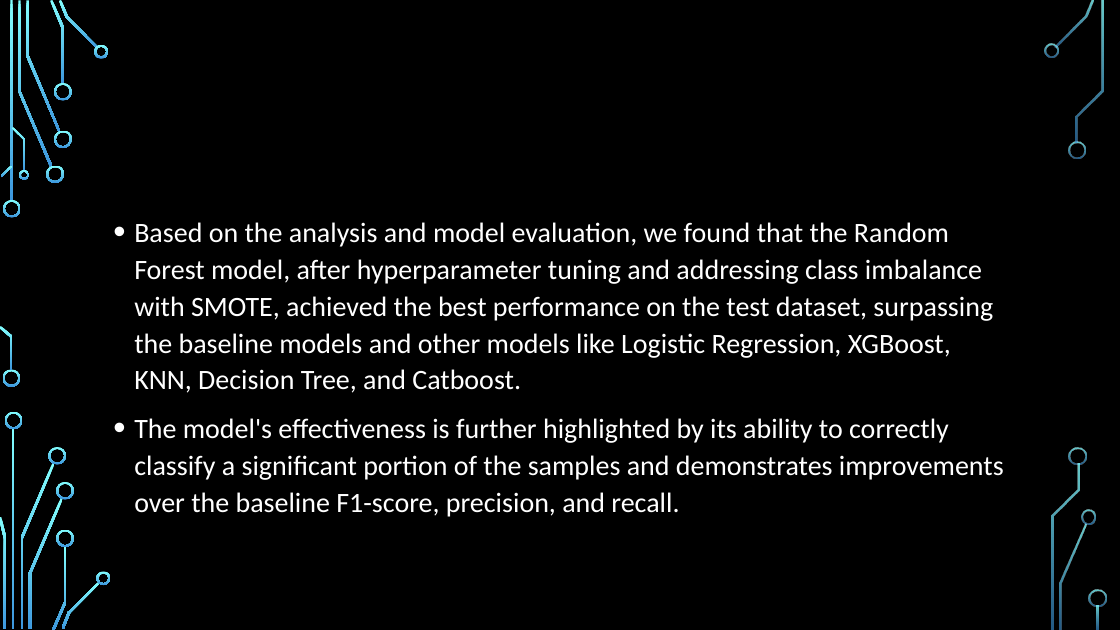
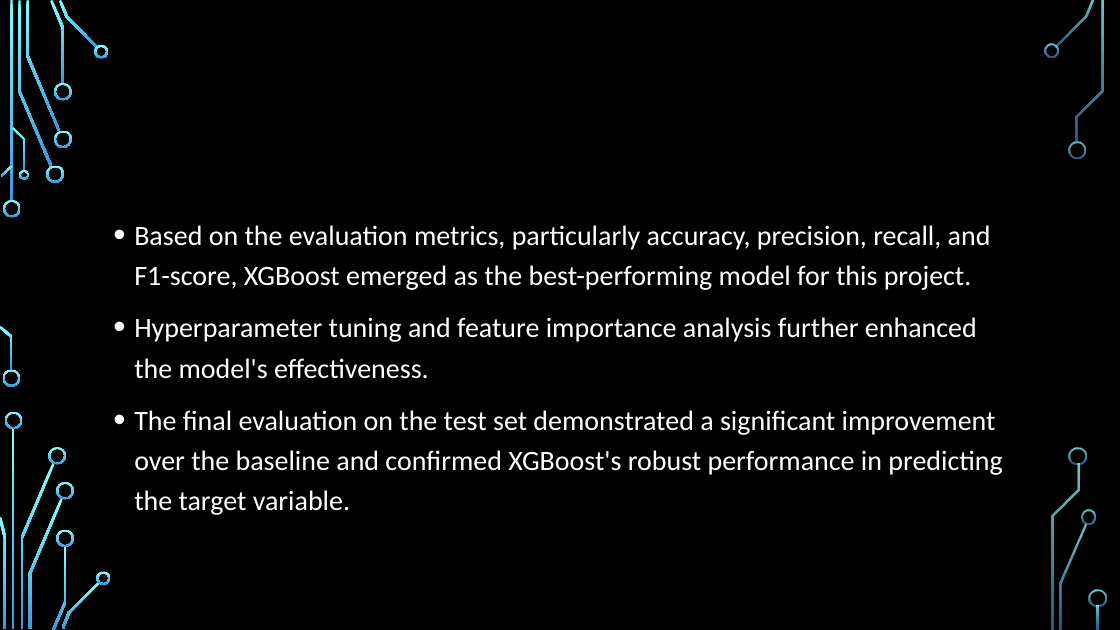
Before and after one commit to Ramya123321/Microsoft--Classifying-Cybersecurity-Incidents, a slide deck: slide 45 of Cyber Security.pptx (slide 47 before the commit). Drawn at 1120x630 pixels with LibreOffice and Linux fonts; fonts in the diff are those of the drawing; background and template pictures are left out. Boxes give left, top, right and bottom in pixels: in the first picture for what was removed or moved away, otherwise in the second. Text is boxed around its words. In the diff, an @@ line names an element or a change of style, - is before the commit and + after.

```diff
--- a/Cyber Security.pptx
+++ b/Cyber Security.pptx
@@ text at (x1=134, y1=225, x2=1002, y2=515): text changed @@
-• Based on the analysis and model evaluation, we found that the Random Forest model, after hyperparameter tuning and addressing class imbalance with SMOTE, achieved the best performance on the test dataset, surpassing the baseline models and other models like Logistic Regression, XGBoost, KNN, Decision Tree, and Catboost.
-• The model's effectiveness is further highlighted by its ability to correctly classify a significant portion of the samples and demonstrates improvements over the baseline F1-score, precision, and recall.
+• Based on the evaluation metrics, particularly accuracy, precision, recall, and F1-score, XGBoost emerged as the best-performing model for this project.
+• Hyperparameter tuning and feature importance analysis further enhanced the model's effectiveness.
+• The final evaluation on the test set demonstrated a significant improvement over the baseline and confirmed XGBoost's robust performance in predicting the target variable.
```
Also in this commit, not shown: 4 other slides changed, 3 slides added, 6 slides removed.
